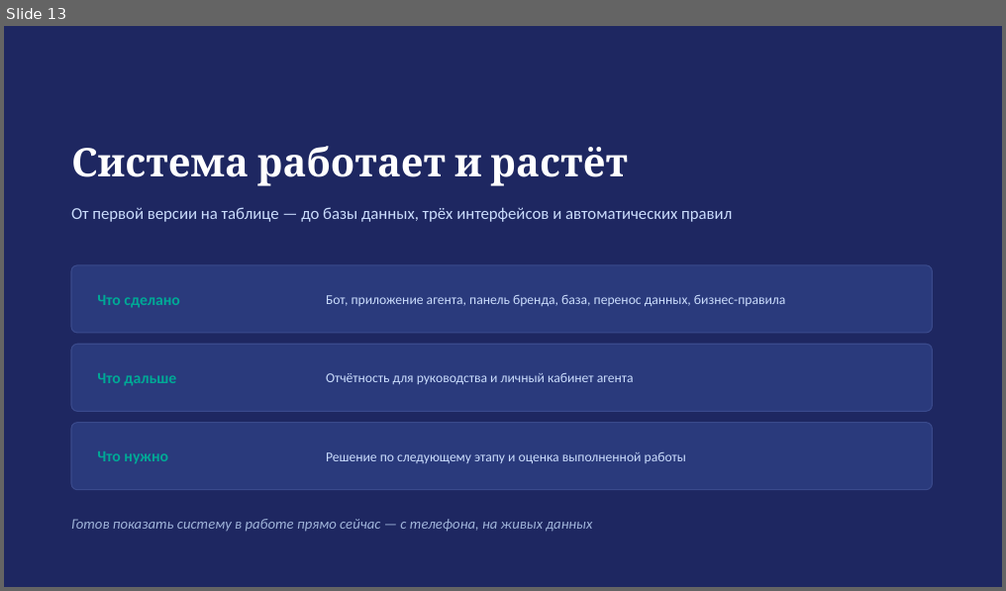
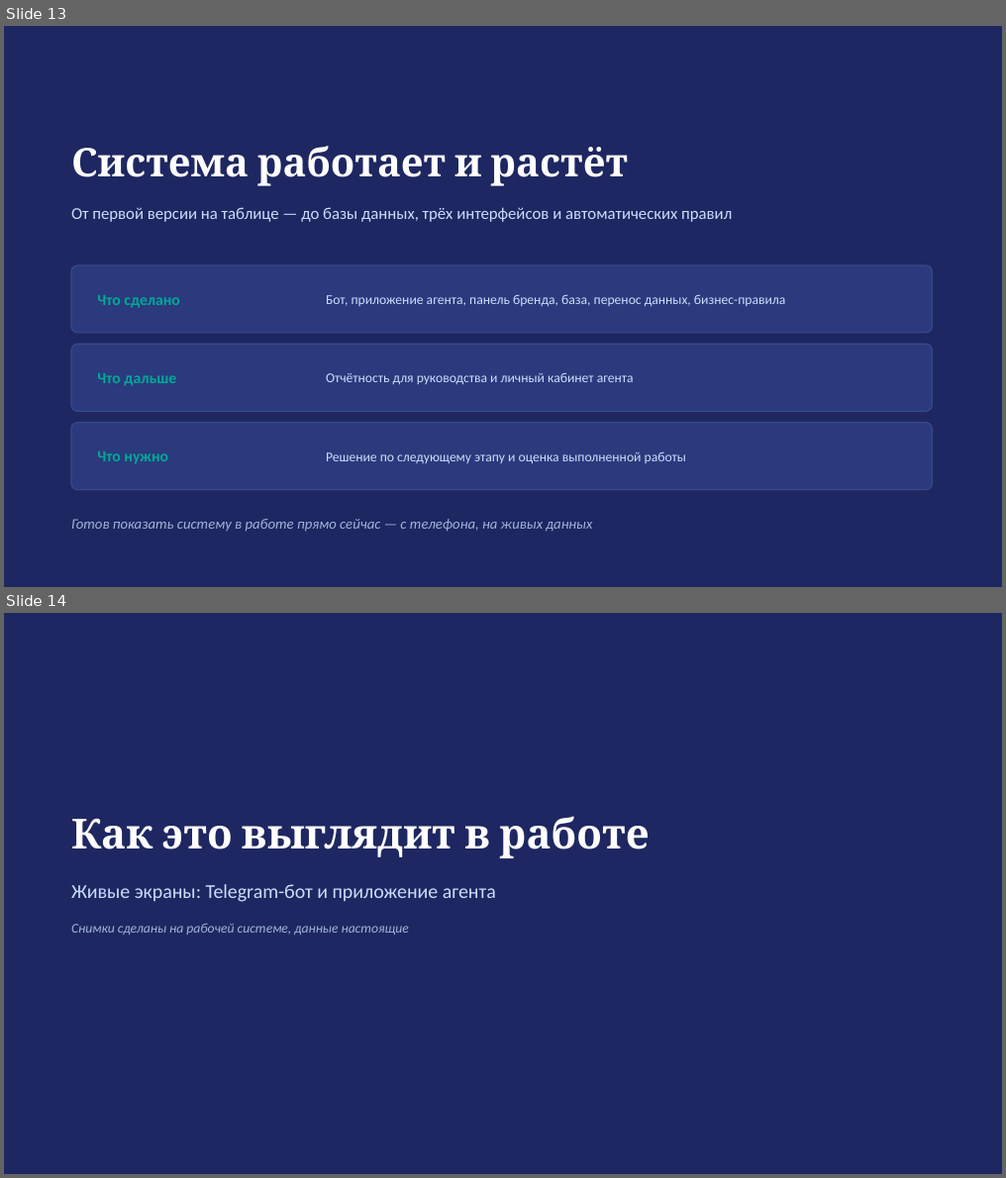
Before and after one commit to ozodbeklfc/telegram_bot, a slide deck: TelegramBot.pptx. Shown one above the other, each under a label of ours: slide 13 before the commit, slides 13 and 14 after it. The pictures are 1006x591 and 1006x1178 pixels, drawn with LibreOffice and Linux fonts; fonts in the diff are those of the drawing. Boxes give left, top, right and bottom in pixels: in the first picture for what was removed or moved away, otherwise in the second. Text is boxed around its words. In the diff, an @@ line names an element or a change of style, - is before the commit and + after.

```diff
--- a/TelegramBot.pptx
+++ b/TelegramBot.pptx
@@ slide 14 added at (x1=4, y1=613, x2=1002, y2=1174), background #1E2761 @@
@@ text added at (x1=71, y1=816, x2=648, y2=859), 40 pt, text #FFFFFF, bold @@
+Как это выглядит в работе
@@ text added at (x1=71, y1=884, x2=496, y2=902), 19 pt, text #CADCFC @@
+Живые экраны: Telegram-бот и приложение агента
@@ text added at (x1=71, y1=924, x2=409, y2=935), 13 pt, text #9FB3D9, italic @@
+Снимки сделаны на рабочей системе, данные настоящие
```
Also in this commit, not shown: 8 other slides added, 9 other files.
